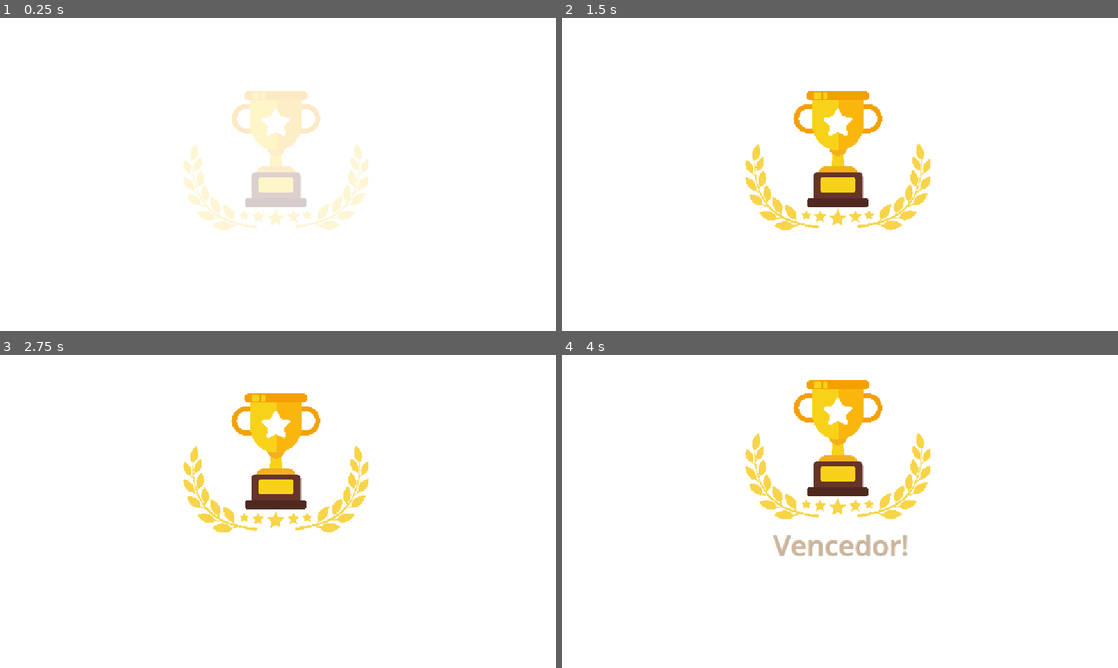
Above: before the commit, frames 1-4 (two rows, left to right).
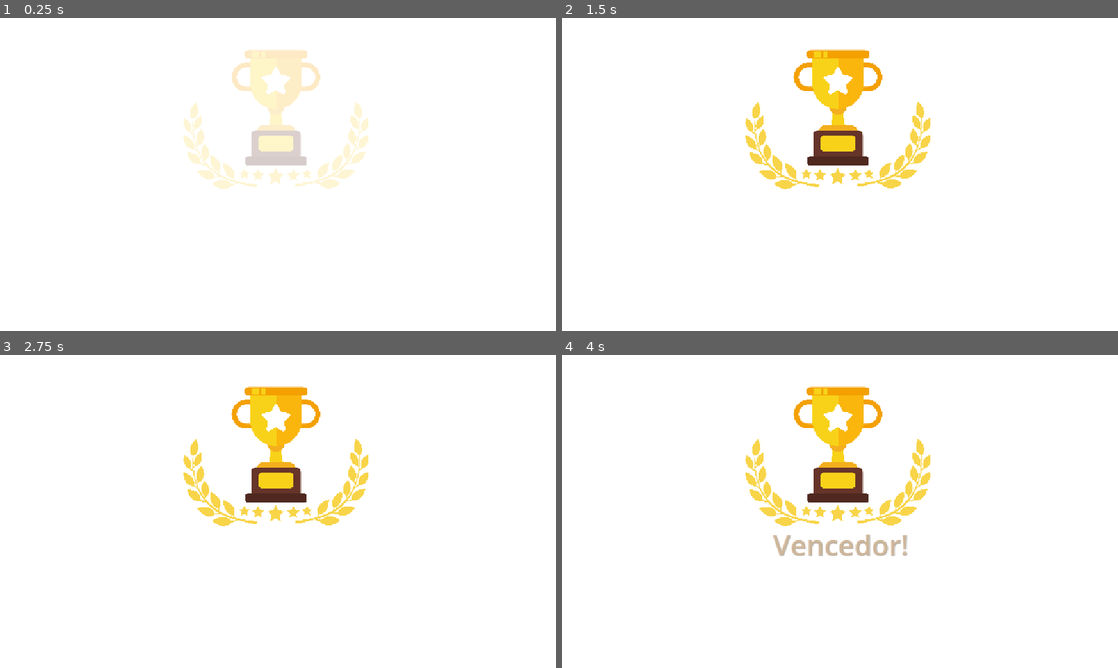
Above: after the commit, the same moments.

Repository: biarog/Paciencia-Maritacas
Game: Godot game, scene res://cenas/TelaVencedor.tscn
Same seed, same stepped clock (60 frames per second), same inputs: the game is played once before the commit and once after it. This scene is started directly instead of the project's main scene.
Inputs (mouse positions are in pixels of both pictures, inside the frame that each line leads up to):
- Up to frame 1 (0.25 s): no input
- Up to frame 2 (1.5 s): move the mouse to (962, 158) at 0.52 s; click (962, 158) at 0.67 s; tap Enter at 1.25 s; drag from (728, 190) to (812, 237) at 1.27 s
- Up to frame 3 (2.75 s): tap Space at 2 s; move the mouse to (333, 442) at 2.02 s; click (333, 442) at 2.17 s
- Up to frame 4 (4 s): drag from (812, 574) to (673, 464) at 2.77 s; move the mouse to (1006, 558) at 3.52 s; click (1006, 558) at 3.67 s

The runs differ from the first frame. In frame 1, 7.0% of the frame differs, in the area x 33-67%, y 10-68%; in frame 2, 7.5%; in frame 3, 4.0%; in frame 4, 4.0%.

Commit message:
telaVencedorCorrigida

Diff:
--- a/cenas/TelaVencedor.tscn
+++ b/cenas/TelaVencedor.tscn
@@ -27,7 +27,7 @@
 }
 tracks/1/type = "value"
 tracks/1/imported = false
-tracks/1/enabled = true
+tracks/1/enabled = false
 tracks/1/path = NodePath("..:position")
 tracks/1/interp = 1
 tracks/1/loop_wrap = true
@@ -57,7 +57,7 @@
 resource_name = "trofeu subindo"
 tracks/0/type = "value"
 tracks/0/imported = false
-tracks/0/enabled = true
+tracks/0/enabled = false
 tracks/0/path = NodePath("..:position")
 tracks/0/interp = 1
 tracks/0/loop_wrap = true
@@ -194,10 +194,10 @@
 anchor_top = 0.5
 anchor_right = 0.499
 anchor_bottom = 0.5
-offset_left = -575.846
-offset_top = -215.0
-offset_right = 5182.16
-offset_bottom = 1663.47
+offset_left = -575.848
+offset_top = -272.0
+offset_right = 5182.15
+offset_bottom = 1318.0
 scale = Vector2(0.2, 0.2)
 
 [node name="ImagemTrofeu" type="TextureRect" parent="TelaVencedor/Panel/CenterContainerTrofeu"]
